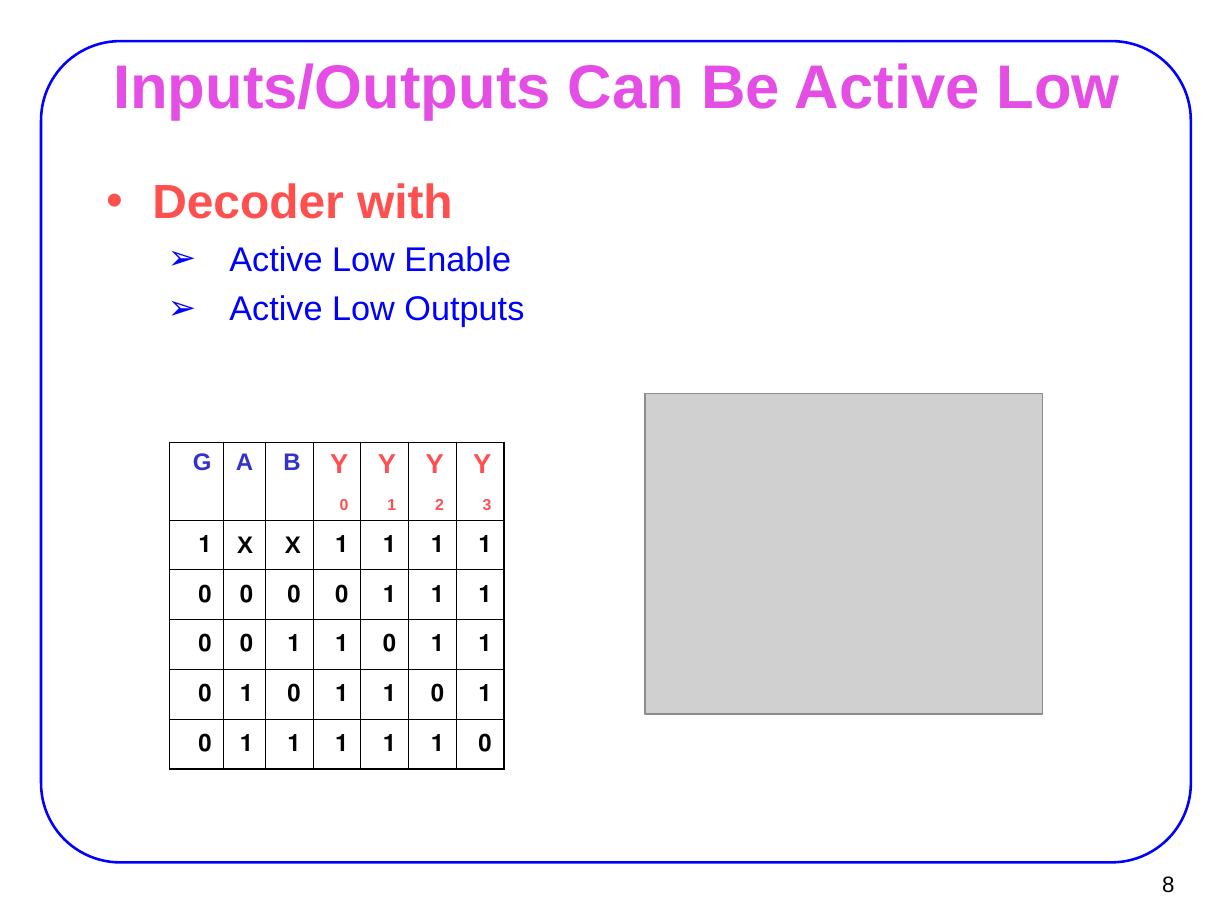
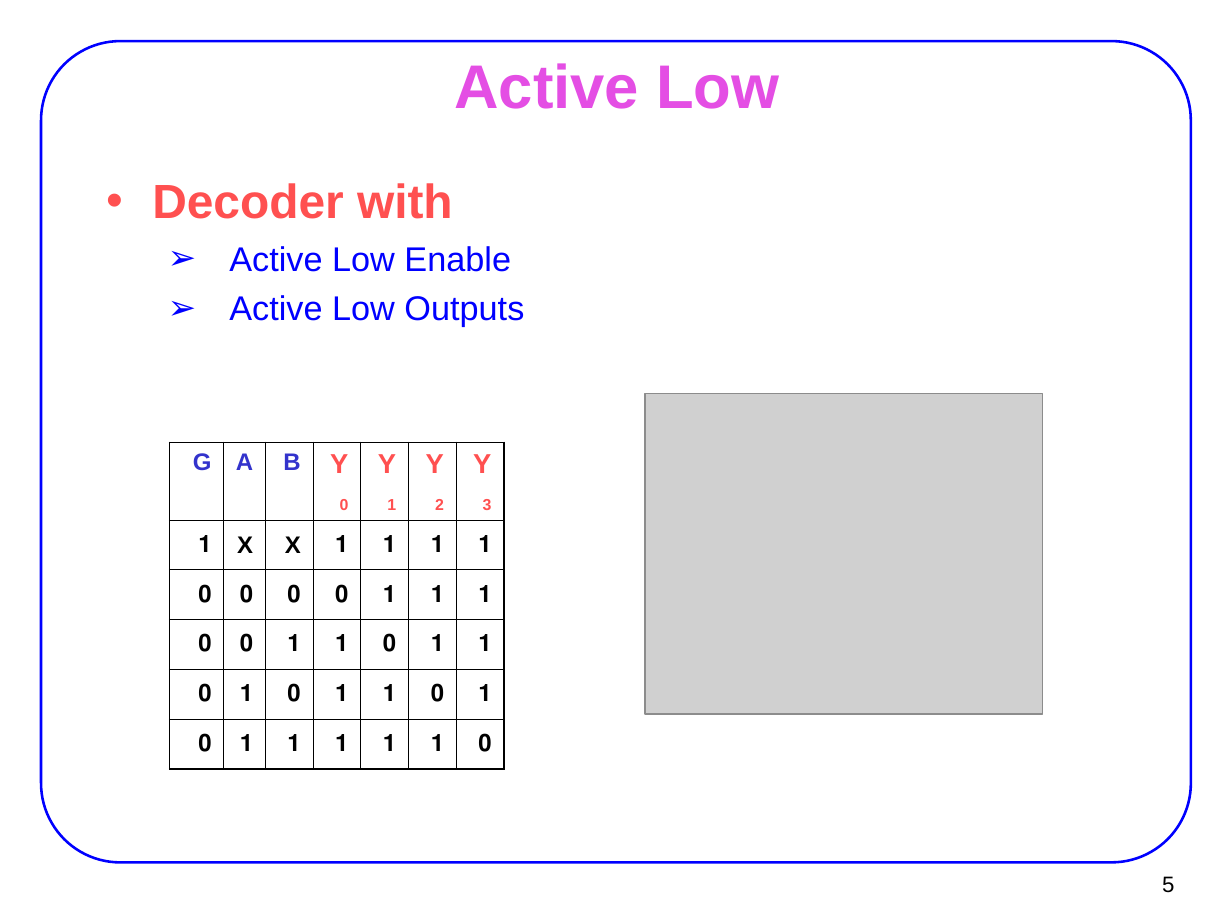
Before and after one commit to AUT-CE-Archive/AUT-CE-LC, a slide deck: slide 5 of Slides/06_decoder.ppt (slide 8 before the commit). Drawn at 1232x924 pixels with LibreOffice and Linux fonts; fonts in the diff are those of the drawing; grey boxes stand for pictures. Boxes give left, top, right and bottom in pixels: in the first picture for what was removed or moved away, otherwise in the second. Text is boxed around its words. In the diff, an @@ line names an element or a change of style, - is before the commit and + after.

```diff
--- a/Slides/06_decoder.ppt
+++ b/Slides/06_decoder.ppt
@@ title at (x1=454, y1=63, x2=779, y2=109): text changed @@
-Inputs/Outputs Can Be Active Low
+Active Low
@@ page number at (x1=1162, y1=876, x2=1174, y2=893): text changed @@
-8
+5
```
Also in this commit, not shown: 11 other slides changed, 3 slides added, 7 slides removed, 31 other files.
